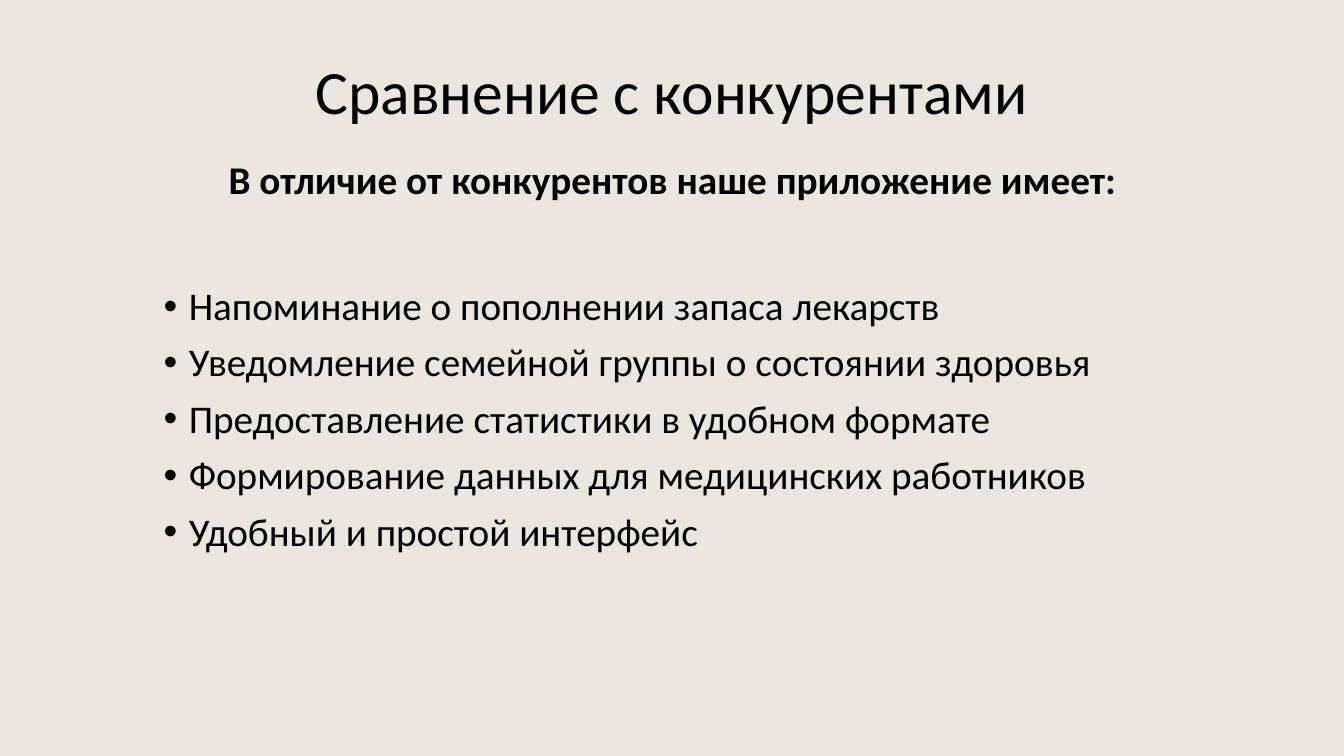
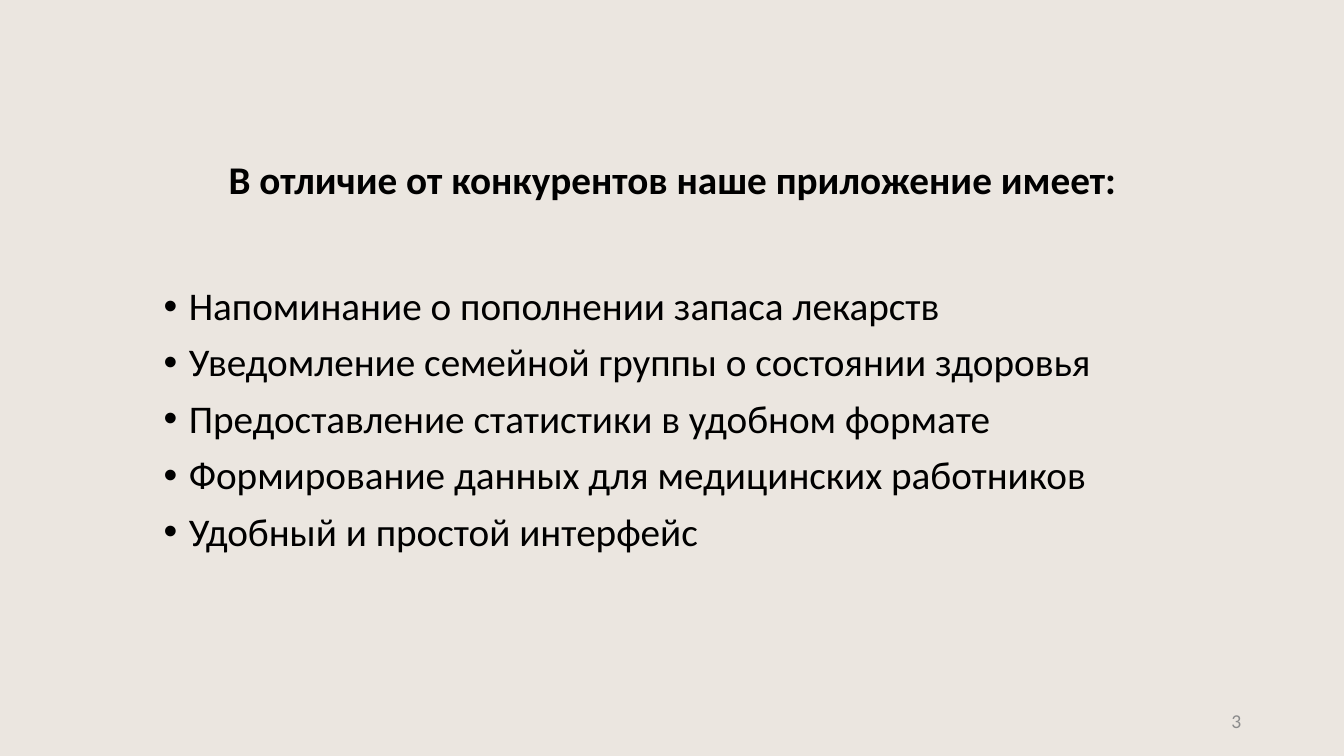
Before and after one commit to kuskas112/Labs, a slide deck: slide 3 of Управление проектами/lab3/Презентация.pptx. Drawn at 1344x756 pixels with LibreOffice and Linux fonts; fonts in the diff are those of the drawing. Boxes give left, top, right and bottom in pixels: in the first picture for what was removed or moved away, otherwise in the second. Text is boxed around its words. In the diff, an @@ line names an element or a change of style, - is before the commit and + after.

```diff
--- a/Управление проектами/lab3/Презентация.pptx
+++ b/Управление проектами/lab3/Презентация.pptx
@@ title removed at (x1=316, y1=74, x2=1027, y2=124) @@
-Сравнение с конкурентами
@@ page number added at (x1=1231, y1=715, x2=1241, y2=728), 14 pt, text #8C8C8C @@
+3
```
Also in this commit, not shown: 3 other slides changed, 3 slides added, 3 slides removed, 1 other file.
